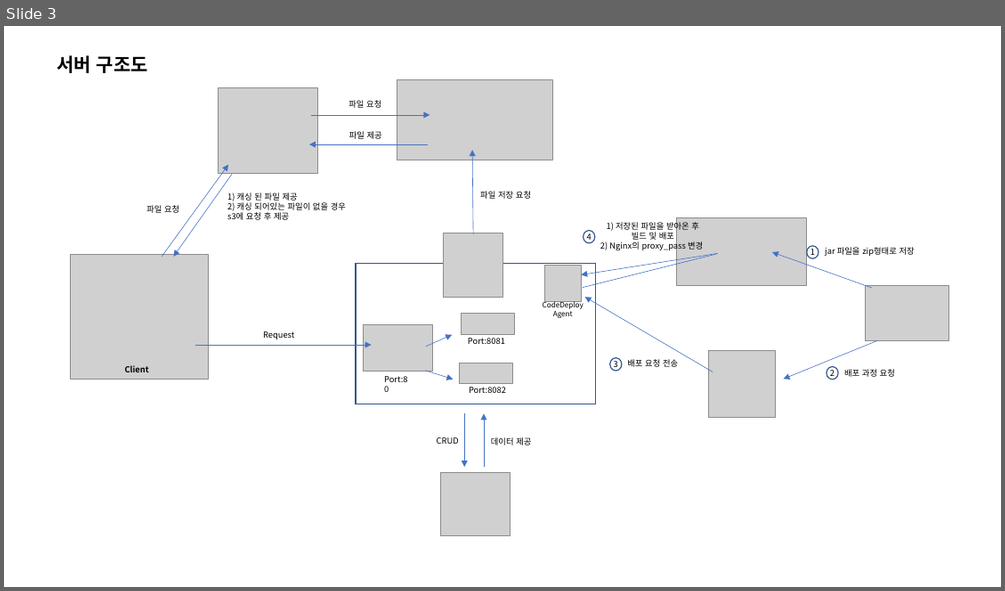
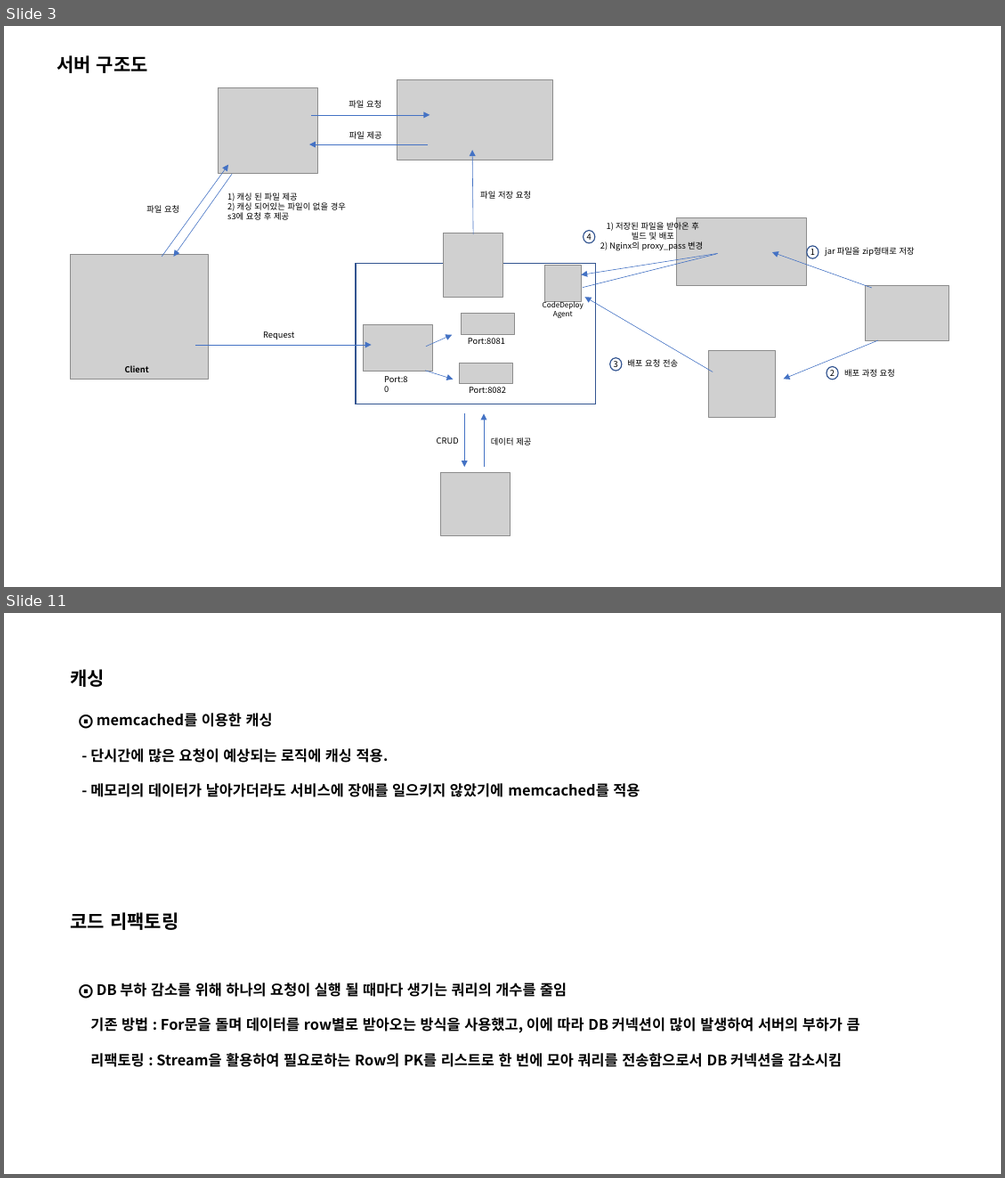
Before and after one commit to ohjinhokor/PortFolio, a slide deck: 오진호 포트폴리오.pptx. Shown one above the other, each under a label of ours: slide 3 before the commit, slides 3 and 11 after it; the slides between them are not shown. The pictures are 1005x591 and 1005x1178 pixels, drawn with LibreOffice and Linux fonts; fonts in the diff are those of the drawing; grey boxes stand for pictures; background and template pictures are left out. Boxes give left, top, right and bottom in pixels: in the first picture for what was removed or moved away, otherwise in the second. Text is boxed around its words. In the diff, an @@ line names an element or a change of style, - is before the commit and + after.

```diff
--- a/오진호 포트폴리오.pptx
+++ b/오진호 포트폴리오.pptx
@@ slide 11 added at (4,613,1001,1174), background #FFFFFF @@
@@ text added at (71,669,105,687), 18 pt, text #000000, bold @@
+캐싱
@@ text added at (90,713,639,797), 14 pt, text #000000, bold @@
+⨀ memcached를 이용한 캐싱
+- 단시간에 많은 요청이 예상되는 로직에 캐싱 적용.
+- 메모리의 데이터가 날아가더라도 서비스에 장애를 일으키지 않았기에 memcached를 적용
@@ text added at (71,912,178,930), 18 pt, text #000000, bold @@
+코드 리팩토링
@@ text added at (90,981,860,1067), 14 pt, text #000000, bold @@
+⨀ DB 부하 감소를 위해 하나의 요청이 실행 될 때마다 생기는 쿼리의 개수를 줄임
+기존 방법 : For문을 돌며 데이터를 row별로 받아오는 방식을 사용했고, 이에 따라 DB 커넥션이 많이 발생하여 서버의 부하가 큼
+리팩토링 : Stream을 활용하여 필요로하는 Row의 PK를 리스트로 한 번에 모아 쿼리를 전송함으로서 DB 커넥션을 감소시킴
```
Also in this commit, not shown: 5 slides changed, 5 other slides added, 2 slides removed, 4 other files.
